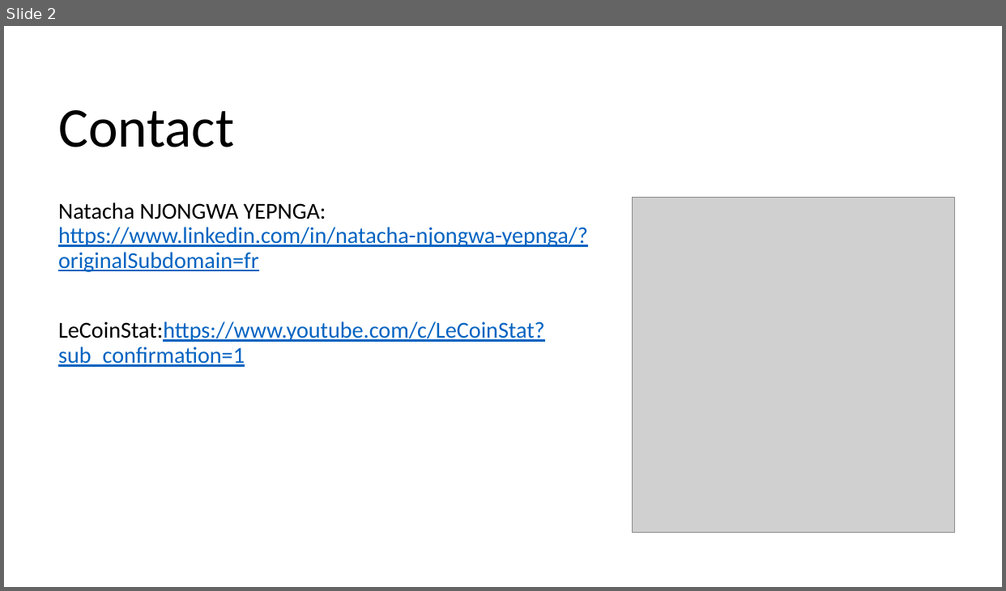
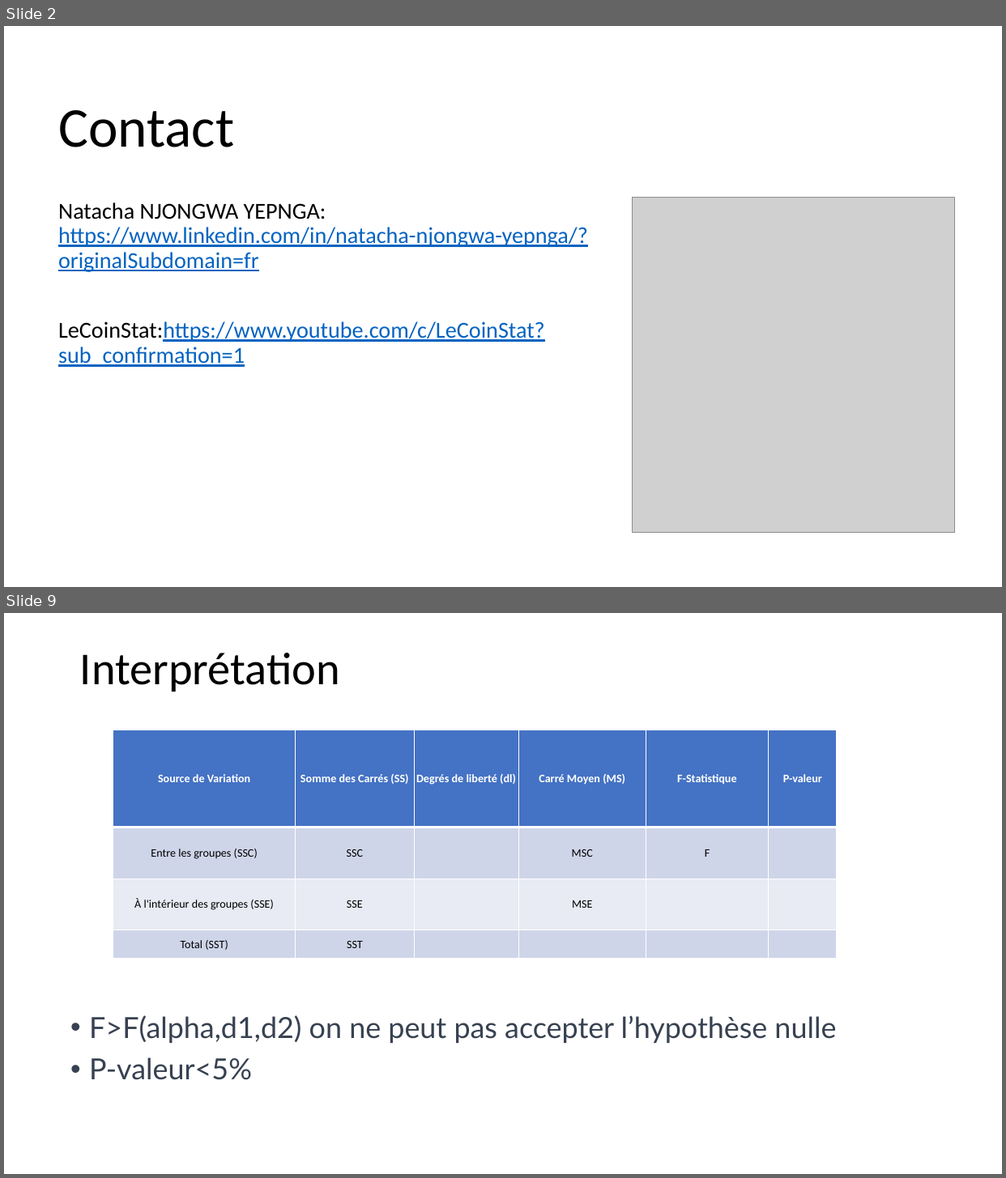
Before and after one commit to LeCoinStat/WAS, a slide deck: WAS20/Présentation1.pptx. Shown one above the other, each under a label of ours: slide 2 before the commit, slides 2 and 9 after it; the slides between them are not shown. The pictures are 1006x591 and 1006x1178 pixels, drawn with LibreOffice and Linux fonts; fonts in the diff are those of the drawing; grey boxes stand for pictures. Boxes give left, top, right and bottom in pixels: in the first picture for what was removed or moved away, otherwise in the second. Text is boxed around its words. In the diff, an @@ line names an element or a change of style, - is before the commit and + after.

```diff
--- a/WAS20/Présentation1.pptx
+++ b/WAS20/Présentation1.pptx
@@ slide 9 added at [4,613,1002,1174], background #FFFFFF @@
@@ title added at [80,653,340,692], 44 pt, text #000000 @@
+Interprétation
@@ table added at [113,730,837,959], 4 rows, 6 columns @@
+Source de Variation | Somme des Carrés (SS) | Degrés de liberté (dl) | Carré Moyen (MS) | F-Statistique | P-valeur
+Entre les groupes (SSC) | SSC |  | MSC | F | 
+À l'intérieur des groupes (SSE) | SSE |  | MSE |  | 
+Total (SST) | SST |  |  |  | 
@@ text added at [89,1016,836,1080], 28 pt, text #374151 @@
+• F>F(alpha,d1,d2) on ne peut pas accepter l’hypothèse nulle
+• P-valeur<5%
```
Also in this commit, not shown: 16 other slides added, 3 slides removed, 1 other file.
